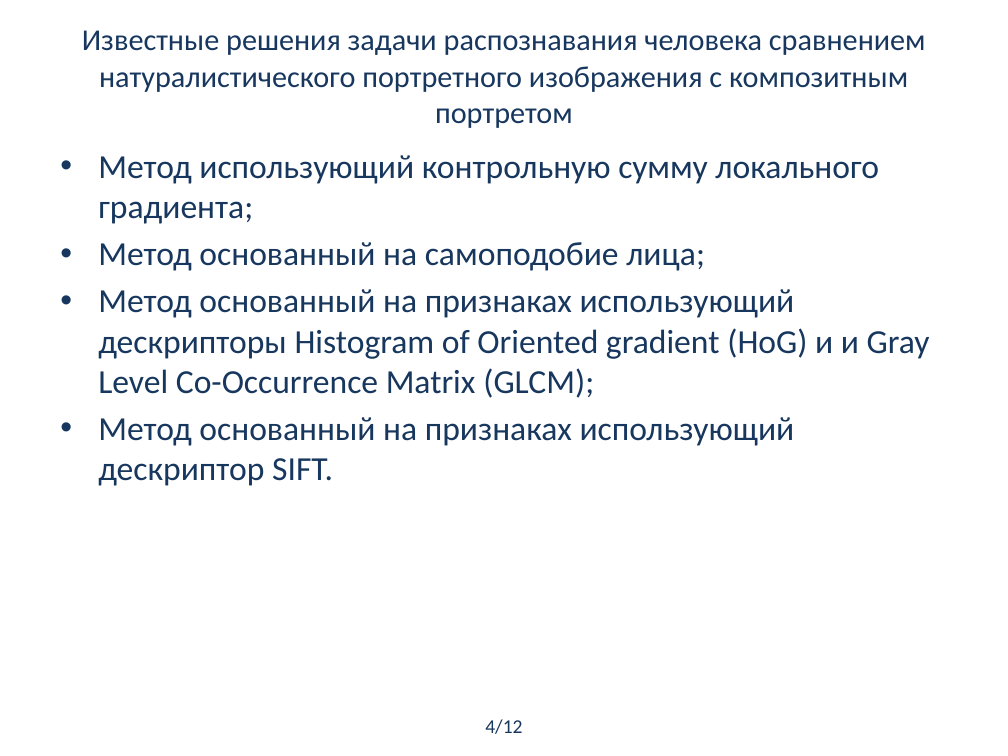
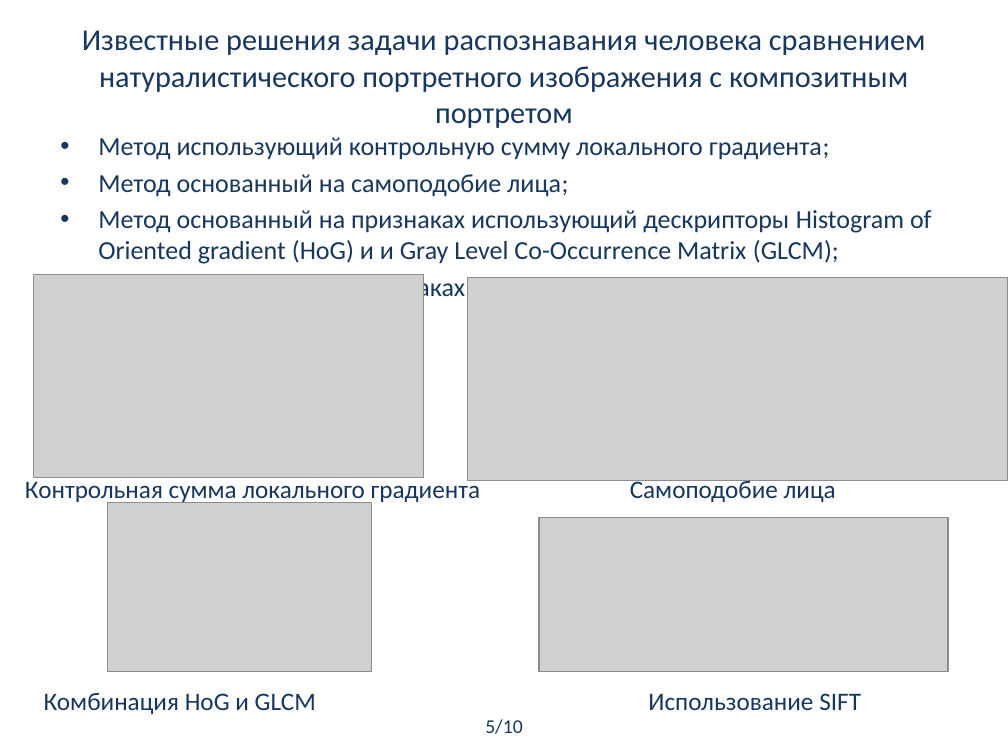
Before and after one commit to alxmcs/CompositePortraitRecognition, a slide deck: slide 5 of docs/reports/презентация.pptx. Drawn at 1008x756 pixels with LibreOffice and Linux fonts; fonts in the diff are those of the drawing; grey boxes stand for pictures. Boxes give left, top, right and bottom in pixels: in the first picture for what was removed or moved away, otherwise in the second. Text is boxed around its words. In the diff, an @@ line names an element or a change of style, - is before the commit and + after.

```diff
--- a/docs/reports/презентация.pptx
+++ b/docs/reports/презентация.pptx
@@ text "Метод использующий контрольную сумму локального ...": place and size @@
-text "Метод использующий контрольную сумму локального ..." at box(98, 155, 930, 486)
+text "Метод использующий контрольную сумму локального ..." at box(98, 137, 932, 302)
@@ text "Метод использующий контрольную сумму локального ..." at box(98, 137, 932, 302): size 24 to 18.6 pt; less space between paragraphs @@
@@ picture added at box(34, 275, 423, 478) @@
@@ picture added at box(467, 277, 1008, 480) @@
@@ text added at box(25, 478, 836, 505), 18 pt, text #17375E @@
+Контрольная сумма локального градиента Самоподобие лица
@@ picture added at box(108, 503, 372, 671) @@
@@ picture added at box(539, 517, 949, 671) @@
@@ text added at box(44, 693, 861, 714), 18 pt, text #17375E @@
+Комбинация HoG и GLCM Использование SIFT
@@ text at box(485, 719, 522, 734): text changed @@
-4/12
+5/10
```
Also in this commit, not shown: 6 other slides changed, 1 other file.
